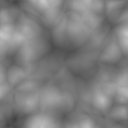
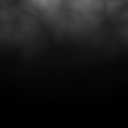
Layered file, before and after one edit (128 x 128). Changes by layer:
added layer "Layer 1" above "Layer 0" over [0, 0, 128, 128]
